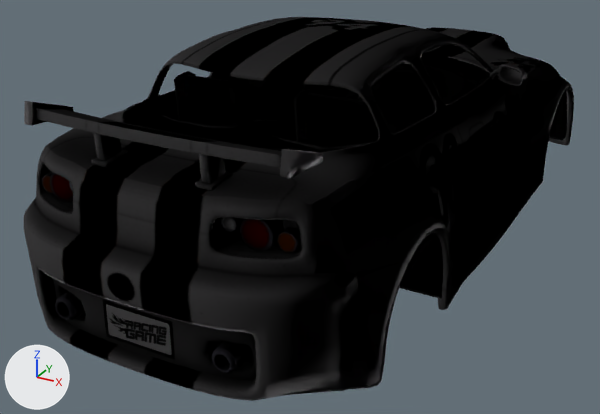
The glTF model SampleBrowser/Assets/Car/Car.glb, before and after one commit.
Before and after are seen from a camera (50 mm lens) standing at (2.24, -4.4, 2.39) and looking at (-0.24, 0.1, 0.14). Lighting does not change. The marker at lower left points along +X, +Y and +Z. Where no turn or scale is listed for an object, it has been applied to the vertices.

The first picture shows 'Car'.
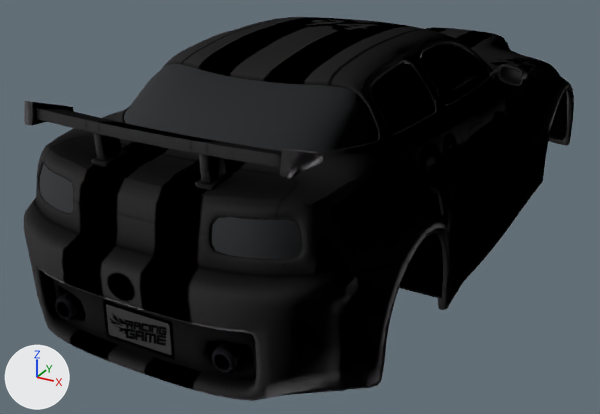
Changed parts and their boxes (x1, y1, x2, y2) in the pictures (600 x 414 px):
'Glass', rescaled (not visible before)
    after: (40, 45, 490, 259)

The change, as a list of edits to the scene's bpy script:
```text
Change ob_glass:
    ob_glass.scale: (0.305, 0.305, 0.305) -> (30.5, 30.5, 30.5)
```
